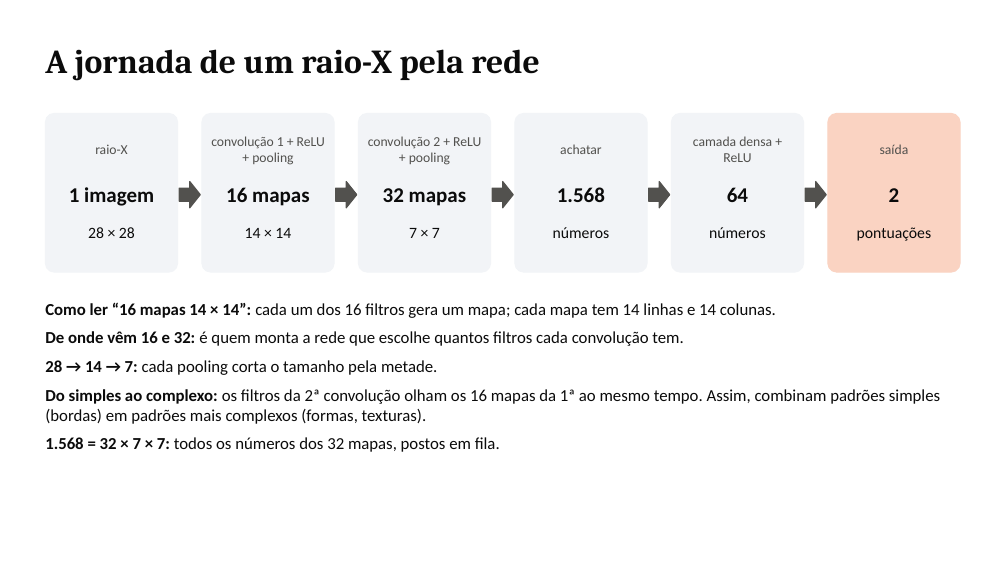
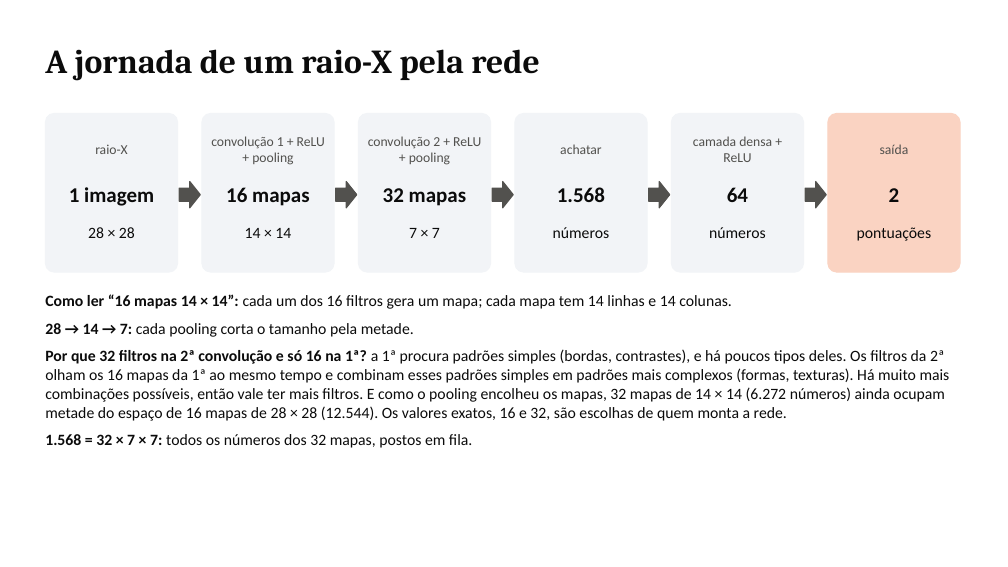
Before and after one commit to DaviPac/topicos-avancados-ia, a slide deck: slide 11 of code/cnn-pneumonia-r/slides/videoaula_cnn_r.pptx. Drawn at 1008x567 pixels with LibreOffice and Linux fonts; fonts in the diff are those of the drawing. Boxes give left, top, right and bottom in pixels: in the first picture for what was removed or moved away, otherwise in the second. Text is boxed around its words. In the diff, an @@ line names an element or a change of style, - is before the commit and + after.

```diff
--- a/code/cnn-pneumonia-r/slides/videoaula_cnn_r.pptx
+++ b/code/cnn-pneumonia-r/slides/videoaula_cnn_r.pptx
@@ text at [45, 294, 732, 448]: size 16 to 15 pt in "Como ler “16 mapas 14 × 14”: ...", "28 → 14 → 7: cada pooling ...", "1.568 = 32 × 7 × 7: ..." @@
@@ text "Como ler “16 mapas 14 ...": place and size @@
-text "Como ler “16 mapas 14 ..." at [45, 302, 940, 452]
+text "Como ler “16 mapas 14 ..." at [45, 294, 950, 448]
@@ text at [45, 331, 683, 346]: paragraph removed @@
-De onde vêm 16 e 32: é quem monta a rede que escolhe quantos filtros cada convolução tem.
@@ text at [45, 349, 950, 421]: text changed; size 16 to 15 pt @@
-Do simples ao complexo: os filtros da 2ª convolução olham os 16 mapas da 1ª ao mesmo tempo. Assim, combinam padrões simples (bordas) em padrões mais complexos (formas, texturas).
+Por que 32 filtros na 2ª convolução e só 16 na 1ª? a 1ª procura padrões simples (bordas, contrastes), e há poucos tipos deles. Os filtros da 2ª olham os 16 mapas da 1ª ao mesmo tempo e combinam esses padrões simples em padrões mais complexos (formas, texturas). Há muito mais combinações possíveis, então vale ter mais filtros. E como o pooling encolheu os mapas, 32 mapas de 14 × 14 (6.272 números) ainda ocupam metade do espaço de 16 mapas de 28 × 28 (12.544). Os valores exatos, 16 e 32, são escolhas de quem monta a rede.
```
Also in this commit, not shown: 7 other slides changed, 2 other files.
